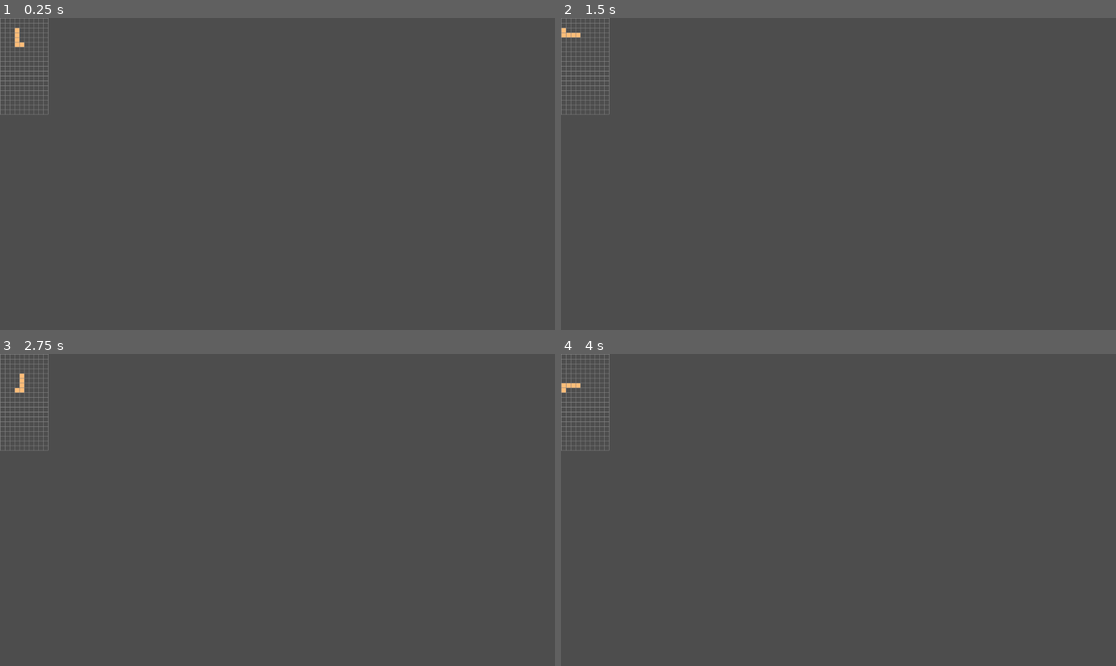
Above: before the commit, frames 1-4 (two rows, left to right).
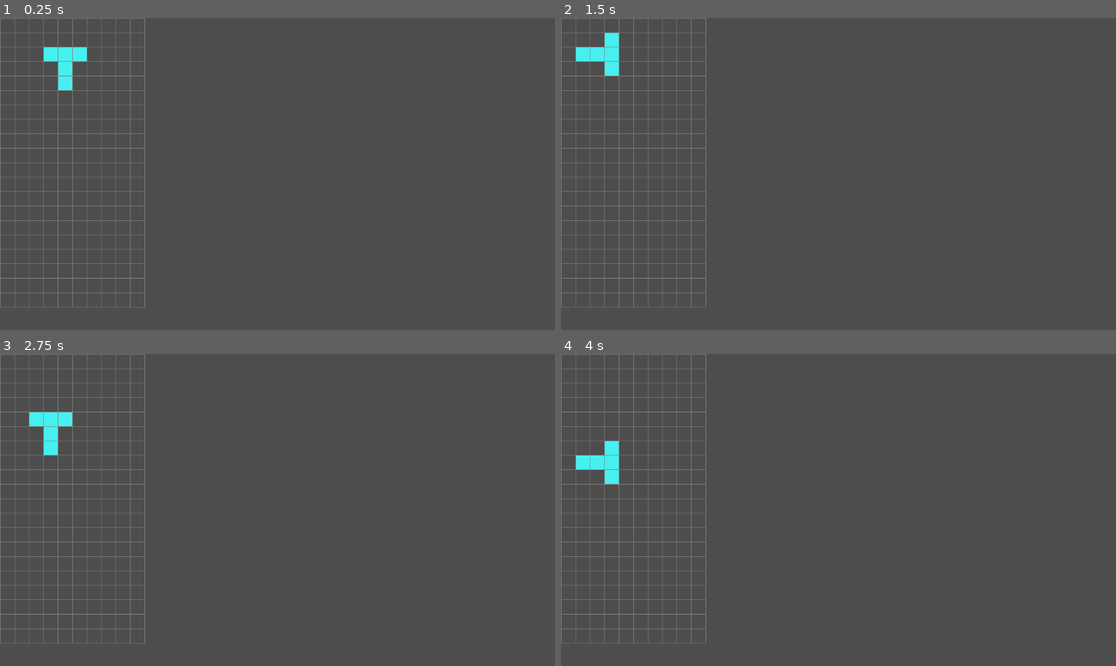
Above: after the commit, the same moments.

Repository: michaellawson96/Polyomino
Game: Godot game, scene res://scenes/Main.tscn
Two runs of this game, one before a commit and one after it. Both use one fixed random seed, a clock stepped at 60 frames per second and the inputs below.
Inputs:
- Up to frame 1 (0.25 s): no input
- Up to frame 2 (1.5 s): tap Enter at 0.5 s; hold Right (ui_right) 0.53-1.28 s; hold C (flip_h) 0.53-1.28 s; tap Space at 1.25 s; hold Left (ui_left) from 1.28 s (still down); tap Z (rotate_ccw) at 1.35 s
- Up to frame 3 (2.75 s): release Left (ui_left) at 2.03 s; hold Right (ui_right) from 2.03 s (still down); hold X (rotate_cw) from 2.03 s (still down)
- Up to frame 4 (4 s): tap Enter at 2.75 s; release X (rotate_cw) at 2.78 s; tap C (flip_h) at 2.85 s; tap Space at 3.5 s; release Right (ui_right) at 3.53 s; hold Left (ui_left) from 3.53 s (still down); hold Z (rotate_ccw) from 3.53 s (still down)

The runs differ from the first frame. In frame 1, 2.6% of the frame differs, in the area x 0-27%, y 0-93%; in frame 2, 2.5%; in frame 3, 2.5%; in frame 4, 2.6%.

Commit message:
PTP2 Step 11 - Assign Consistent Colors to Unique Polyominos

Diff:
--- a/scenes/Board.tscn
+++ b/scenes/Board.tscn
@@ -8,7 +8,7 @@
 board_width = 6
 board_height = 15
 cell_size = 38
-default_spawn_id = "L5"
+default_spawn_id = "T5"
 
 [node name="PolyominoContainer" type="Node2D" parent="."]
 
--- a/scripts/Board.gd
+++ b/scripts/Board.gd
@@ -252,7 +252,7 @@
 		p.apply_offsets(preview)
 
 func _spawn_from_id(id: String, at_grid: Vector2 = Vector2(3, 2)) -> void:
-	var s: Dictionary = PolyData.get_shape(id)
+	var s: Dictionary = PolyData.get_shape_with_color(id)
 	if s.is_empty():
 		push_warning("Unknown shape id: %s" % id)
 		return
@@ -260,8 +260,9 @@
 	var poly: Polyomino = polyomino_scene.instantiate()
 	polyomino_container.add_child(poly)
 
-	var blocks: Array = s["blocks"]
-	var color: Color = s["color"]
+	var blocks: Array = s["blocks"]          # Array[Vector2]
+	var color: Color = s["color"]            # Color (auto-assigned from ID)
+
 	poly.initialize(cell_size, at_grid, blocks, color)
 
 	_coerce_piece_into_horizontal_bounds(poly)
--- a/scripts/Main.gd
+++ b/scripts/Main.gd
@@ -4,7 +4,7 @@
 @onready var board_scene: PackedScene = preload("res://scenes/Board.tscn")
 
 func _ready():
-	_spawn_board(Vector2(10, 20), 10)  # Default board
+	_spawn_board(Vector2(10, 20), 30)  # Default board
 
 func _spawn_board(size: Vector2i, cell_size: int) -> void:
 	var board = board_scene.instantiate()
--- a/scripts/PolyominoData.gd
+++ b/scripts/PolyominoData.gd
@@ -6,43 +6,27 @@
 # Offsets are relative to (0,0). One representative per free shape (no rotations/flips duplicates).
 const SHAPES: Array[Dictionary] = [
 	# --- 1-cell ---
-	{ "id": "M1", "blocks": [Vector2(0, 0)], "color": Color8(240, 240, 240) },
+	{ "id": "M1", "blocks": [Vector2(0, 0)] },
 
-	# --- 2-cells (domino) ---
-	{ "id": "D2", "blocks": [Vector2(0, 0), Vector2(1, 0)], "color": Color8(180, 180, 255) },
+	# --- 2-cells ---
+	{ "id": "D2", "blocks": [Vector2(0, 0), Vector2(1, 0)] },
 
-	# --- 3-cells (triominoes) ---
-	# I3 (straight)
-	{ "id": "I3", "blocks": [Vector2(0, 0), Vector2(1, 0), Vector2(2, 0)], "color": Color8(180, 255, 180) },
-	# L3 (bent)
-	{ "id": "L3", "blocks": [Vector2(0, 0), Vector2(1, 0), Vector2(0, 1)], "color": Color8(255, 210, 160) },
+	# --- 3-cells ---
+	{ "id": "I3", "blocks": [Vector2(0, 0), Vector2(1, 0), Vector2(2, 0)] },
+	{ "id": "L3", "blocks": [Vector2(0, 0), Vector2(1, 0), Vector2(0, 1)] },
 
-	# --- 5-cells (pentominoes, 12 free shapes) ---
-	# Coordinates chosen as compact representatives; all connected; include (0,0).
-	# F
-	{ "id": "F5", "blocks": [Vector2(0,0), Vector2(1,0), Vector2(1,1), Vector2(2,1), Vector2(1,-1)], "color": Color8(255,170,170) },
-	# I
-	{ "id": "I5", "blocks": [Vector2(0,0), Vector2(1,0), Vector2(2,0), Vector2(3,0), Vector2(4,0)], "color": Color8(170,255,255) },
-	# L
-	{ "id": "L5", "blocks": [Vector2(0,0), Vector2(0,1), Vector2(0,2), Vector2(0,3), Vector2(1,3)], "color": Color8(255,190,120) },
-	# P
-	{ "id": "P5", "blocks": [Vector2(0,0), Vector2(0,1), Vector2(1,0), Vector2(1,1), Vector2(0,2)], "color": Color8(220,160,255) },
-	# N
-	{ "id": "N5", "blocks": [Vector2(0,0), Vector2(1,0), Vector2(2,0), Vector2(2,1), Vector2(3,1)], "color": Color8(160,220,255) },
-	# T
-	{ "id": "T5", "blocks": [Vector2(0,0), Vector2(1,0), Vector2(2,0), Vector2(1,1), Vector2(1,2)], "color": Color8(255,220,160) },
-	# U
-	{ "id": "U5", "blocks": [Vector2(0,0), Vector2(2,0), Vector2(0,1), Vector2(1,1), Vector2(2,1)], "color": Color8(200,255,200) },
-	# V
-	{ "id": "V5", "blocks": [Vector2(0,0), Vector2(0,1), Vector2(0,2), Vector2(1,2), Vector2(2,2)], "color": Color8(255,200,200) },
-	# W
-	{ "id": "W5", "blocks": [Vector2(0,0), Vector2(1,1), Vector2(2,2), Vector2(1,0), Vector2(2,1)], "color": Color8(200,200,255) },
-	# X
-	{ "id": "X5", "blocks": [Vector2(1,0), Vector2(0,1), Vector2(1,1), Vector2(2,1), Vector2(1,2)], "color": Color8(200,255,200) },
-	# Y
-	{ "id": "Y5", "blocks": [Vector2(0,0), Vector2(1,0), Vector2(2,0), Vector2(3,0), Vector2(2,1)], "color": Color8(220,220,160) },
-	# Z
-	{ "id": "Z5", "blocks": [Vector2(0,0), Vector2(1,0), Vector2(1,1), Vector2(2,1), Vector2(2,2)], "color": Color8(160,200,255) },
+	# --- 5-cells (no Z5 since it’s a flip of W5) ---
+	{ "id": "F5", "blocks": [Vector2(0,0), Vector2(1,0), Vector2(1,1), Vector2(2,1), Vector2(1,-1)] },
+	{ "id": "I5", "blocks": [Vector2(0,0), Vector2(1,0), Vector2(2,0), Vector2(3,0), Vector2(4,0)] },
+	{ "id": "L5", "blocks": [Vector2(0,0), Vector2(0,1), Vector2(0,2), Vector2(0,3), Vector2(1,3)] },
+	{ "id": "P5", "blocks": [Vector2(0,0), Vector2(0,1), Vector2(1,0), Vector2(1,1), Vector2(0,2)] },
+	{ "id": "N5", "blocks": [Vector2(0,0), Vector2(1,0), Vector2(2,0), Vector2(2,1), Vector2(3,1)] },
+	{ "id": "T5", "blocks": [Vector2(0,0), Vector2(1,0), Vector2(2,0), Vector2(1,1), Vector2(1,2)] },
+	{ "id": "U5", "blocks": [Vector2(0,0), Vector2(2,0), Vector2(0,1), Vector2(1,1), Vector2(2,1)] },
+	{ "id": "V5", "blocks": [Vector2(0,0), Vector2(0,1), Vector2(0,2), Vector2(1,2), Vector2(2,2)] },
+	{ "id": "W5", "blocks": [Vector2(0,0), Vector2(1,1), Vector2(2,2), Vector2(1,0), Vector2(2,1)] },
+	{ "id": "X5", "blocks": [Vector2(1,0), Vector2(0,1), Vector2(1,1), Vector2(2,1), Vector2(1,2)] },
+	{ "id": "Y5", "blocks": [Vector2(0,0), Vector2(1,0), Vector2(2,0), Vector2(3,0), Vector2(2,1)] },
 ]
 
 static func get_all() -> Array[Dictionary]:
@@ -53,3 +37,30 @@
 		if s["id"] == id:
 			return s
 	return {}
+
+# PolyominoData.gd (append near the top, after SHAPES)
+
+# Colorblind-friendly-ish, limited palette (adjust to taste)
+const PALETTE: Array[Color] = [
+	Color8( 66, 135, 245), # blue
+	Color8(245, 130,  48), # orange
+	Color8( 60, 180,  75), # green
+	Color8(145,  30, 180), # purple
+	Color8(240,  50, 230), # magenta
+	Color8(128, 128,   0), # olive
+	Color8( 70, 240, 240), # cyan
+	Color8(230,  25,  75), # red
+]
+
+static func get_color(id: String) -> Color:
+	# Deterministic mapping: stable across runs
+	var idx: int = abs(hash(id)) % PALETTE.size()
+	return PALETTE[idx]
+
+static func get_shape_with_color(id: String) -> Dictionary:
+	var s := get_shape(id)
+	if s.is_empty():
+		return {}
+	var out := s.duplicate(true)
+	out["color"] = get_color(id)
+	return out
